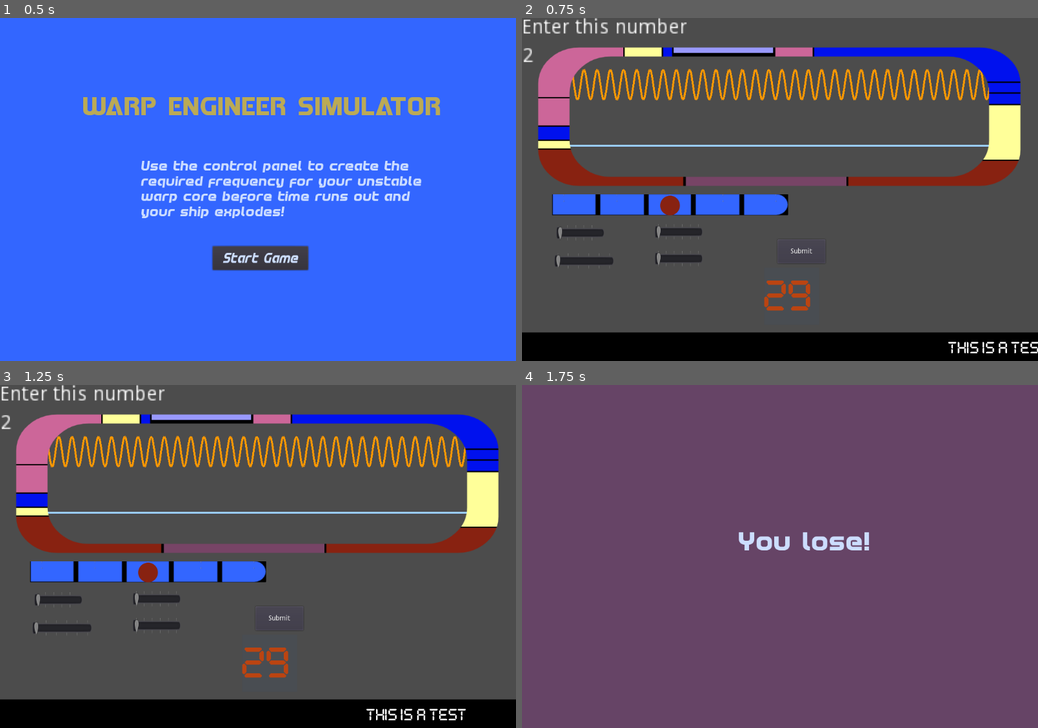
Above: before the commit, frames 1-4 (two rows, left to right).
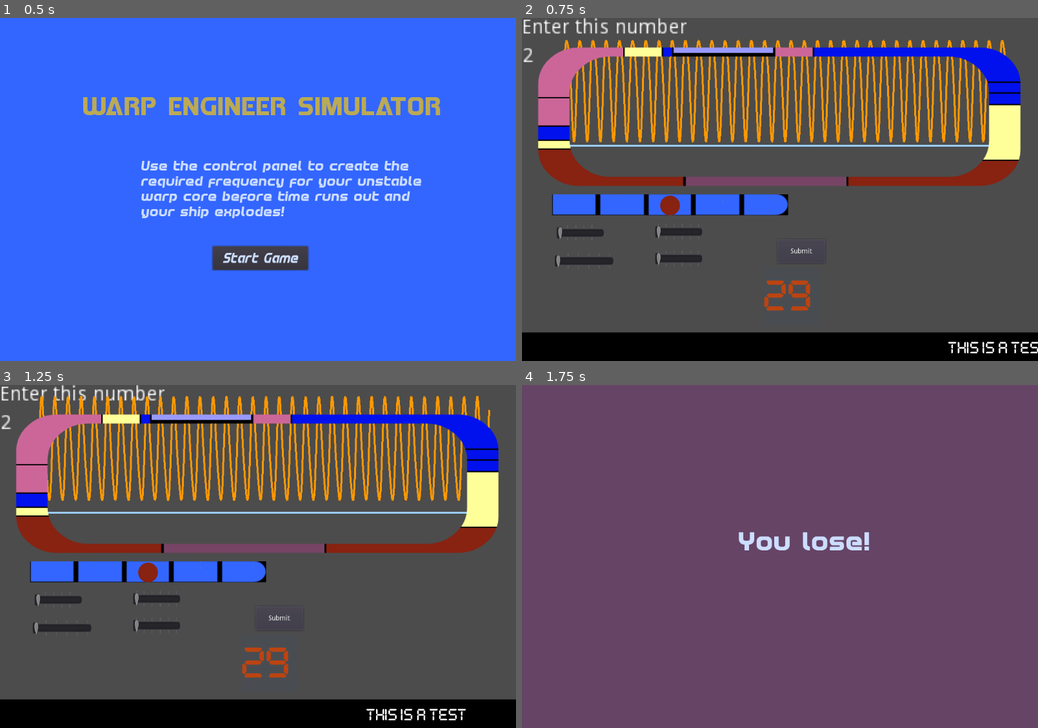
Above: after the commit, the same moments.

Repository: squiggle-at-squiggle/LDJam49
Game: Godot game, scene res://Scenes/Main.tscn
Two runs of this game, one before a commit and one after it. Both use one fixed random seed, a clock stepped at 60 frames per second and the inputs below.
Inputs:
- Up to frame 1 (0.5 s): no input
- Up to frame 2 (0.75 s): click "Start Game" at 0.5 s
- Up to frame 3 (1.25 s): no input
- Up to frame 4 (1.75 s): click "Submit" at 1.25 s

Frame 1 is identical in both runs. In frame 2, 9.1% of the frame differs, in the area x 8-94%, y 6-37%; in frame 3, 9.2%, in the area x 7-95%, y 3-34%; in frame 4, nothing differs.

Commit message:
fixing draw step 1

Diff:
--- a/Code/EngineGraph.gd
+++ b/Code/EngineGraph.gd
@@ -73,7 +73,6 @@
 func draw_from_puzzle( value1, value2, value3, value4, value5 ):
 	b = 2* value1
 	c = value2
-	a = value3
-	d = value4
-	t = value5
+	a = value3 * value5
+	d = 2 * value4
 	update()
